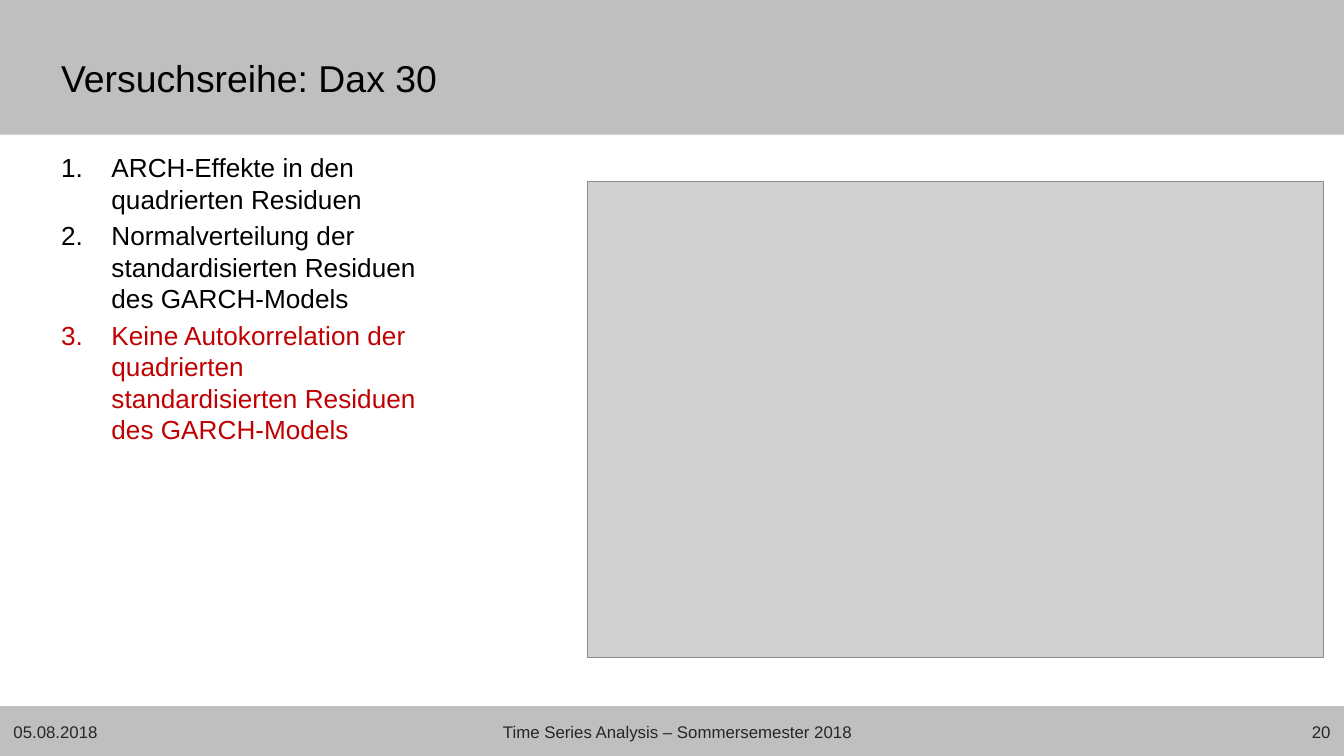
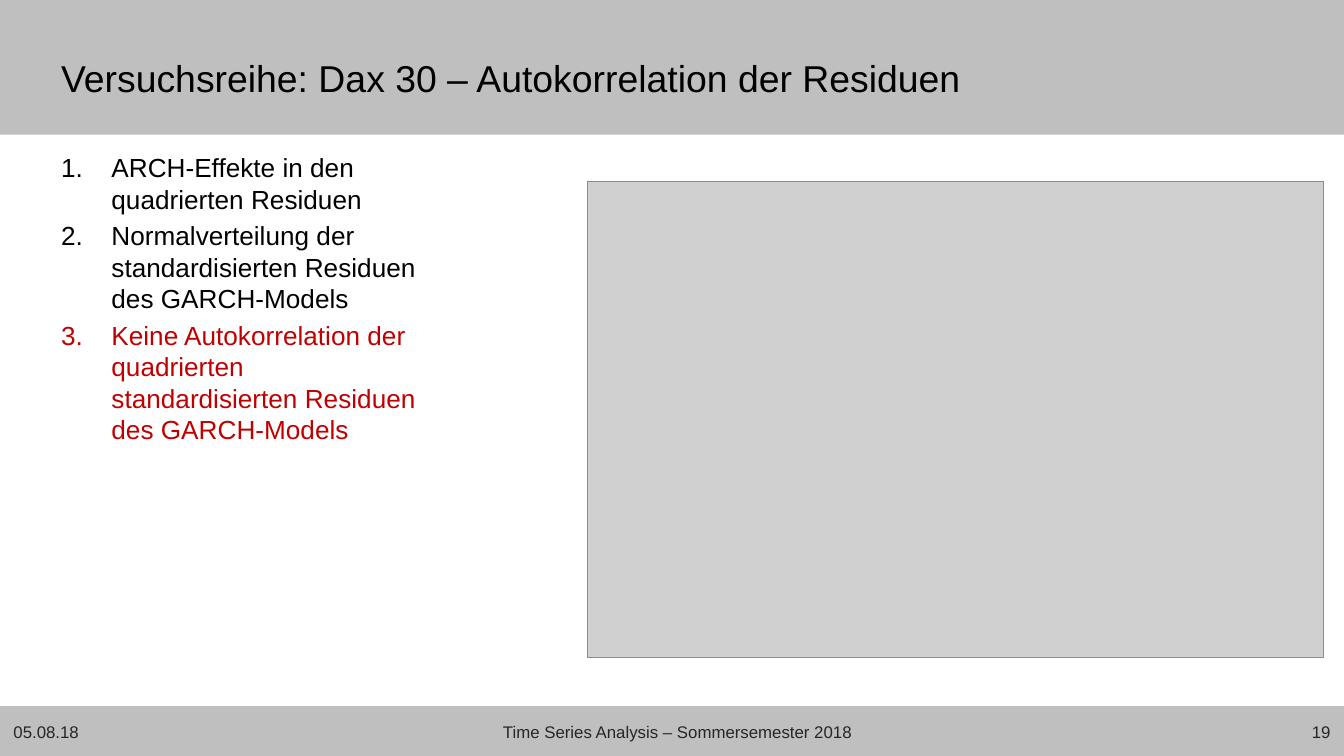
Before and after one commit to Janis90/time-series-anaysis, a slide deck: slide 19 of presentation/tsa_presentation_final.pptx (slide 20 before the commit). Drawn at 1344x756 pixels with LibreOffice and Linux fonts; fonts in the diff are those of the drawing; grey boxes stand for pictures; background and template pictures are left out. Boxes give left, top, right and bottom in pixels: in the first picture for what was removed or moved away, otherwise in the second. Text is boxed around its words. In the diff, an @@ line names an element or a change of style, - is before the commit and + after.

```diff
--- a/presentation/tsa_presentation_final.pptx
+++ b/presentation/tsa_presentation_final.pptx
@@ title at [61, 65, 960, 93]: text changed @@
-Versuchsreihe: Dax 30
+Versuchsreihe: Dax 30 – Autokorrelation der Residuen
@@ text at [13, 726, 78, 738]: text changed @@
-05.08.2018
+05.08.18
@@ page number at [1312, 726, 1331, 738]: text changed @@
-20
+19
```
Also in this commit, not shown: 21 other slides changed, 1 slide removed, 1 other file.
